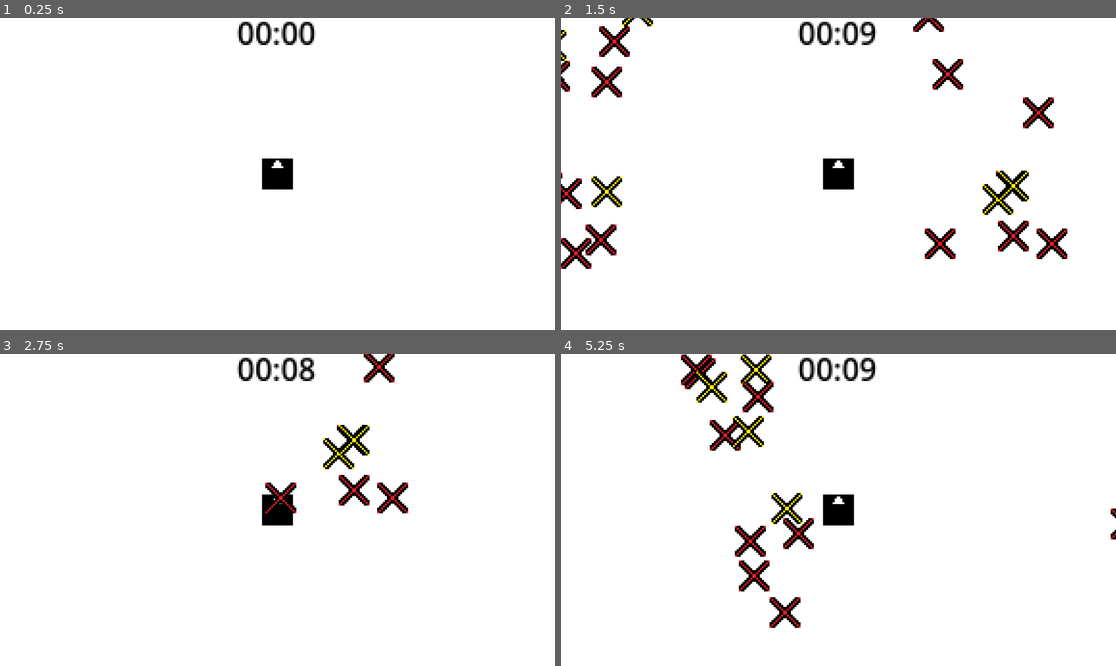
Above: before the commit, frames 1-4 (two rows, left to right).
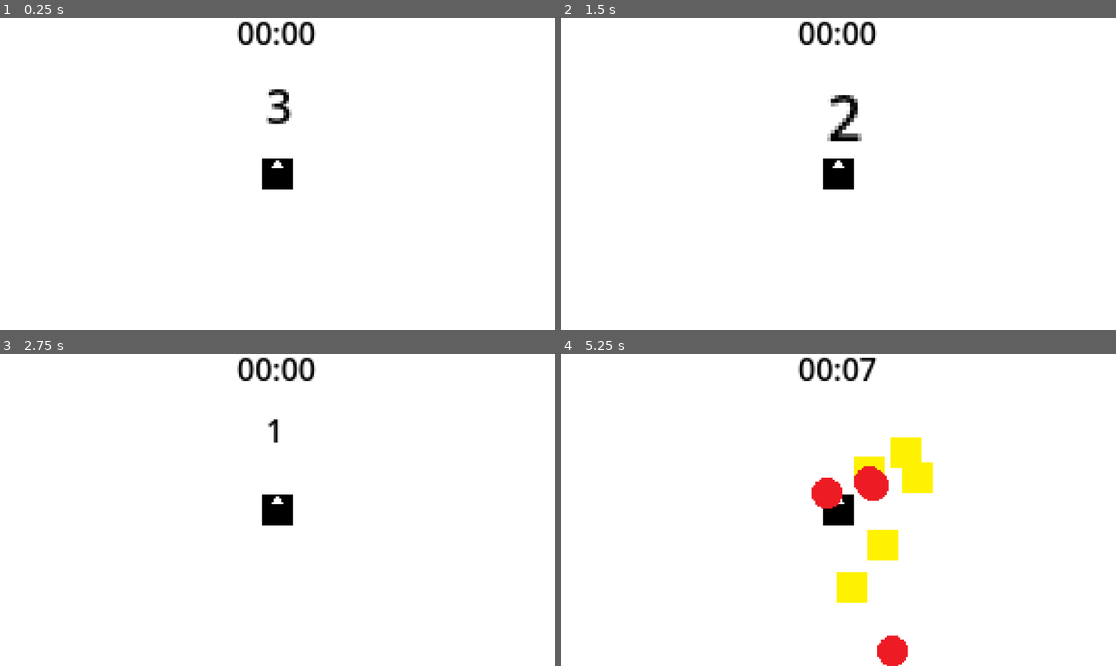
Above: after the commit, the same moments.

Repository: Marcin-Lach/javsc
Game: Godot game, scene res://main.tscn
Two runs of this game, one before a commit and one after it. Both use one fixed random seed, a clock stepped at 60 frames per second and the inputs below.
Inputs:
- Up to frame 1 (0.25 s): no input
- Up to frame 2 (1.5 s): hold Right (right) 0.53-1.28 s; hold Down (down) from 1.28 s (still down)
- Up to frame 3 (2.75 s): release Down (down) at 2.03 s; hold Right (right) from 2.03 s (still down)
- Up to frame 4 (5.25 s): release Right (right) at 2.78 s; hold Up (up) 2.78-3.53 s; hold Left (left) 3.53-5.03 s; hold Down (down) from 5.03 s (still down)

The runs differ from the first frame. In frame 1, 0.3% of the frame differs, in the area x 47-53%, y 22-35%; in frame 2, 4.9%; in frame 3, 1.9%; in frame 4, 7.5%, in the area x 21-100%, y 0-100%.

Commit message:
Added countdown to start animation
It's the final countdown

Diff:
--- /dev/null
+++ b/src/CountToStart.gd
@@ -0,0 +1,15 @@
+extends Label
+
+@onready var count_to_start_timer = $"../../CountToStartTimer"
+
+func _ready():
+	var tween = create_tween()
+	tween.tween_property(self, "scale", Vector2(2, 2), 0.5)
+	tween.tween_property(self, "scale", Vector2(0, 0), 0.5)
+	tween.tween_property(self, "scale", Vector2(2, 2), 0.5)
+	tween.tween_property(self, "scale", Vector2(0, 0), 0.5)
+	tween.tween_property(self, "scale", Vector2(2, 2), 0.5)
+	tween.tween_property(self, "scale", Vector2(0, 0), 0.5)
+
+func _process(delta):
+	text = str(int(count_to_start_timer.time_left) + 1)
--- a/src/EnemiesSpawn.gd
+++ b/src/EnemiesSpawn.gd
@@ -6,12 +6,17 @@
 @onready var pause_label = $Camera2D/PauseLabel
 @onready var time_left_timer = $TimeLeftTimer
 @onready var won_the_game_label = $Camera2D/WonTheGameLabel
+@onready var count_to_start_label = $Camera2D/CountToStartLabel
+@onready var count_to_start_timer = $CountToStartTimer
+@onready var survive_label = $Camera2D/SurviveLabel
+@onready var survive_timer = $SurviveTimer
 
 # Called when the node enters the scene tree for the first time.
 func _ready():
 	won_the_game_label.hide()
 	pause_label.hide()
-	pass
+	count_to_start_timer.start()
+	survive_label.hide()
 
 # Called every frame. 'delta' is the elapsed time since the previous frame.
 func _process(delta):
@@ -20,8 +25,12 @@
 		get_tree().paused = !get_tree().paused
 
 
-func _on_timer_timeout():
+func _on_count_to_start_timer_timeout():
 	time_left_timer.start()
+	count_to_start_label.hide()
+	survive_timer.start()
+	survive_label.show()
+
 	var player_position = $Player.global_position
 	var safe_zone_radius = 65
 
@@ -62,3 +71,7 @@
 	var enemies = get_tree().get_nodes_in_group("enemies")
 	for enemy in enemies:
 		self.remove_child(enemy)
+
+
+func _on_survive_timer_timeout():
+	survive_label.hide()
--- a/src/main.tscn
+++ b/src/main.tscn
@@ -1,10 +1,11 @@
-[gd_scene load_steps=7 format=3 uid="uid://dsdrfppncpd4h"]
+[gd_scene load_steps=8 format=3 uid="uid://dsdrfppncpd4h"]
 
 [ext_resource type="Script" path="res://Player/PlayerMovement.gd" id="1_iupss"]
 [ext_resource type="Script" path="res://EnemiesSpawn.gd" id="1_vl6yq"]
 [ext_resource type="Texture2D" uid="uid://jrr7qxwty5og" path="res://Player/player-sprite.png" id="2_06xwx"]
 [ext_resource type="Script" path="res://FollowPlayer.gd" id="4_8ipmc"]
 [ext_resource type="Script" path="res://TimeLeftLabel.gd" id="5_6i7gd"]
+[ext_resource type="Script" path="res://CountToStart.gd" id="6_hkhxr"]
 
 [sub_resource type="RectangleShape2D" id="RectangleShape2D_8su84"]
 size = Vector2(16, 16)
@@ -59,16 +60,39 @@
 text = "10:00"
 script = ExtResource("5_6i7gd")
 
-[node name="Timer" type="Timer" parent="."]
+[node name="CountToStartLabel" type="Label" parent="Camera2D"]
 process_mode = 1
-process_callback = 0
-one_shot = true
-autostart = true
+self_modulate = Color(0, 0, 0, 1)
+offset_left = -6.0
+offset_top = -53.0
+offset_right = 5.0
+offset_bottom = -27.0
+text = "3"
+script = ExtResource("6_hkhxr")
+
+[node name="SurviveLabel" type="Label" parent="Camera2D"]
+self_modulate = Color(0, 0, 0, 1)
+offset_left = -36.0
+offset_top = -53.0
+offset_right = 34.0
+offset_bottom = -27.0
+text = "SURVIVE!"
 
 [node name="TimeLeftTimer" type="Timer" parent="."]
+process_mode = 1
 wait_time = 10.0
 one_shot = true
 
+[node name="CountToStartTimer" type="Timer" parent="."]
+process_mode = 1
+wait_time = 3.0
+one_shot = true
+
+[node name="SurviveTimer" type="Timer" parent="."]
+process_mode = 1
+one_shot = true
+
 [connection signal="body_entered" from="Player" to="Player" method="_on_body_entered"]
-[connection signal="timeout" from="Timer" to="." method="_on_timer_timeout"]
 [connection signal="timeout" from="TimeLeftTimer" to="." method="_on_time_left_timer_timeout"]
+[connection signal="timeout" from="CountToStartTimer" to="." method="_on_count_to_start_timer_timeout"]
+[connection signal="timeout" from="SurviveTimer" to="." method="_on_survive_timer_timeout"]
Not shown, changed: diary/README.md
